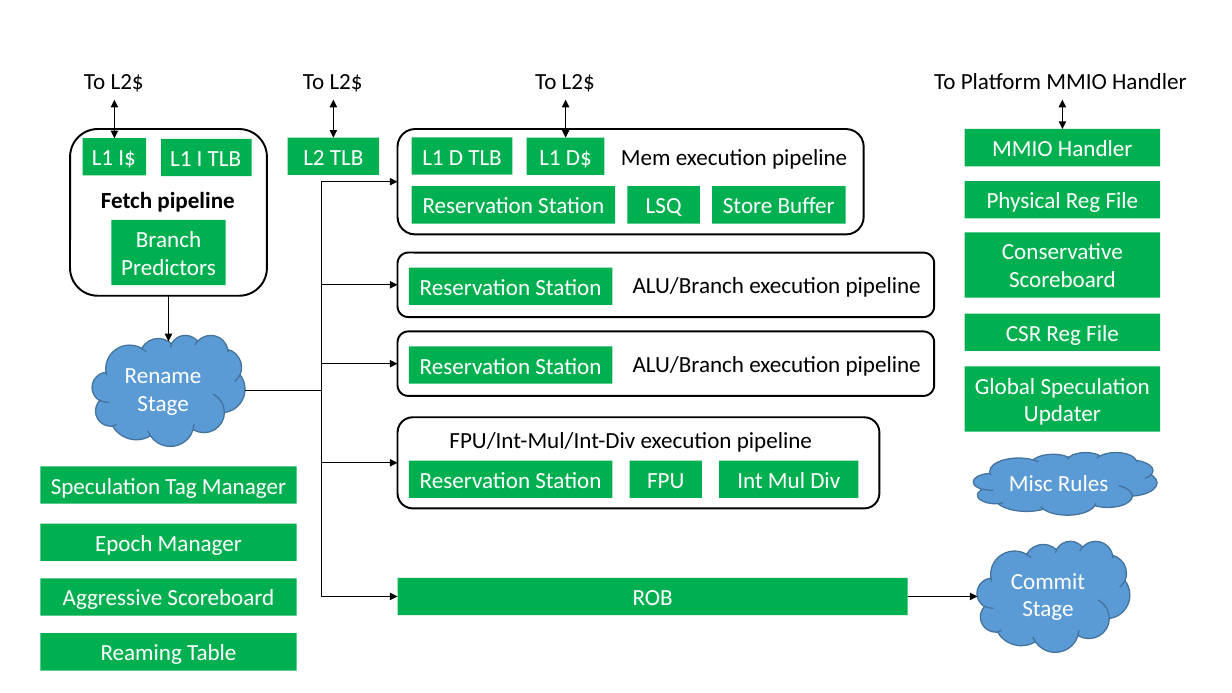
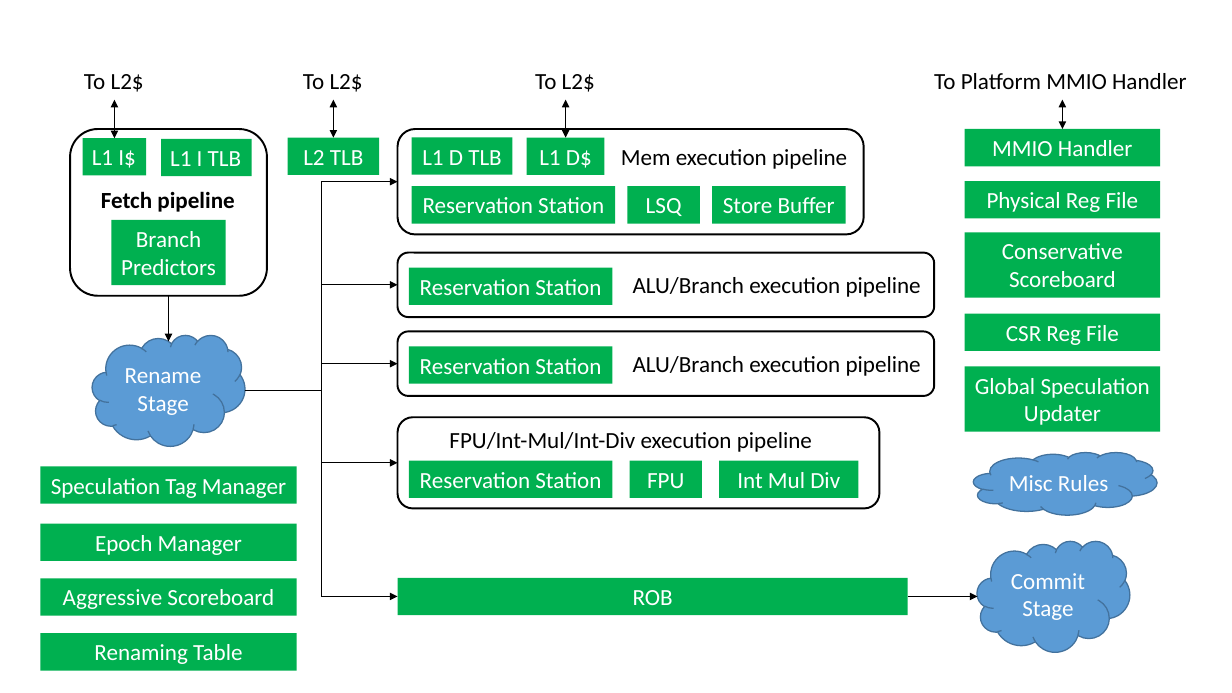
Before and after one commit to sizhuo-zhang/RiscyOO_design_doc, a slide deck: slide 2 of fig/fig.pptx. Drawn at 1232x693 pixels with LibreOffice and Linux fonts; fonts in the diff are those of the drawing. Boxes give left, top, right and bottom in pixels: in the first picture for what was removed or moved away, otherwise in the second. Text is boxed around its words. In the diff, an @@ line names an element or a change of style, - is before the commit and + after.

```diff
--- a/fig/fig.pptx
+++ b/fig/fig.pptx
@@ text in rectangle at (94, 644, 242, 664): text changed @@
-Reaming Table
+Renaming Table
```
Also in this commit, not shown: 4 other files.
